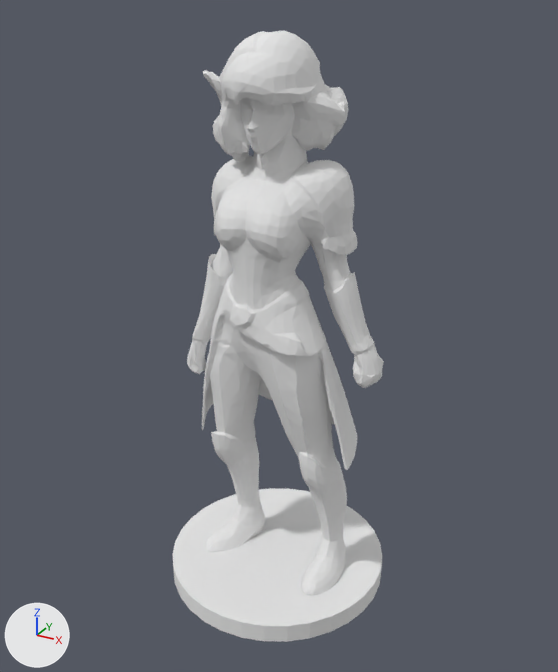
What one commit did to the OBJ model content/components/heroes/models/warblade-female.obj.
The view is the same before and after, from a camera (50 mm lens) standing at (0.676, -1.221, 1.15) and looking at (-0.006, 0.019, 0.531). Lighting does not change. The marker at lower left points along +X, +Y and +Z. The older version comes first. Where no turn or scale is listed for an object, it has been applied to the vertices.

Objects in the first picture: 'Cylinder', 'geometry_0'.
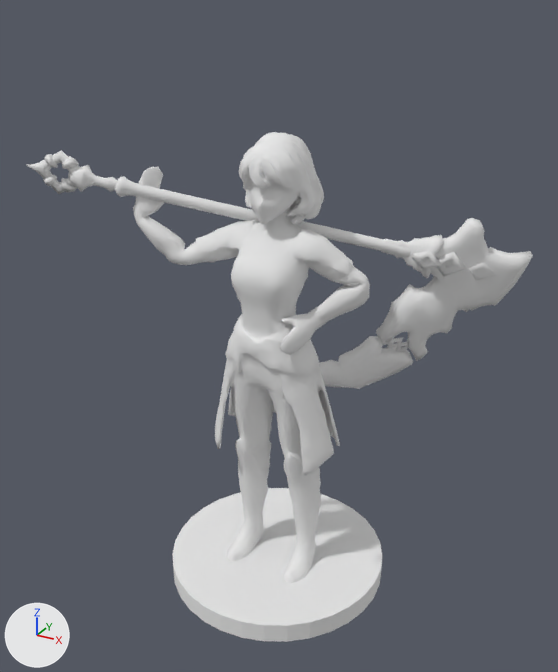
The newer file is also rescaled (x1.83), turned or shifted as a whole; pictures and numbers use the older file's frame.

What differs and where, as boxes [x1, y1, x2, y2] in the pictures (558 x 672 px):
'geometry_0', deleted
    before: [187, 30, 384, 595]
'char1', added
    after: [133, 132, 370, 583]
'Scythe3_2', added
    after: [26, 150, 533, 389]

What the commit changed:
Mesh me_scythe3_2 is new.
It has 1294 vertices, 1222 faces and spans x -0.435..0.417, y -0.181..0.277, z 0.359..0.892.
It uses material mat_material_0 (white #e7e7e7).
Mesh me_char1 is new.
It has 7759 vertices, 15491 faces and spans x -0.266..0.18, y -0.097..0.095, z 0.0..0.929.
It uses material mat_material_0 (white #e7e7e7).
Object 'geometry_0' (ob_geometry_0) is deleted.
Object 'Scythe3_2' (ob_scythe3_2) is new; it shows me_scythe3_2.
Its location is (0.0, 0.0, 0.001).
Object 'char1' (ob_char1) is new; it shows me_char1.
Its location is (0.0, 0.0, 0.001).
